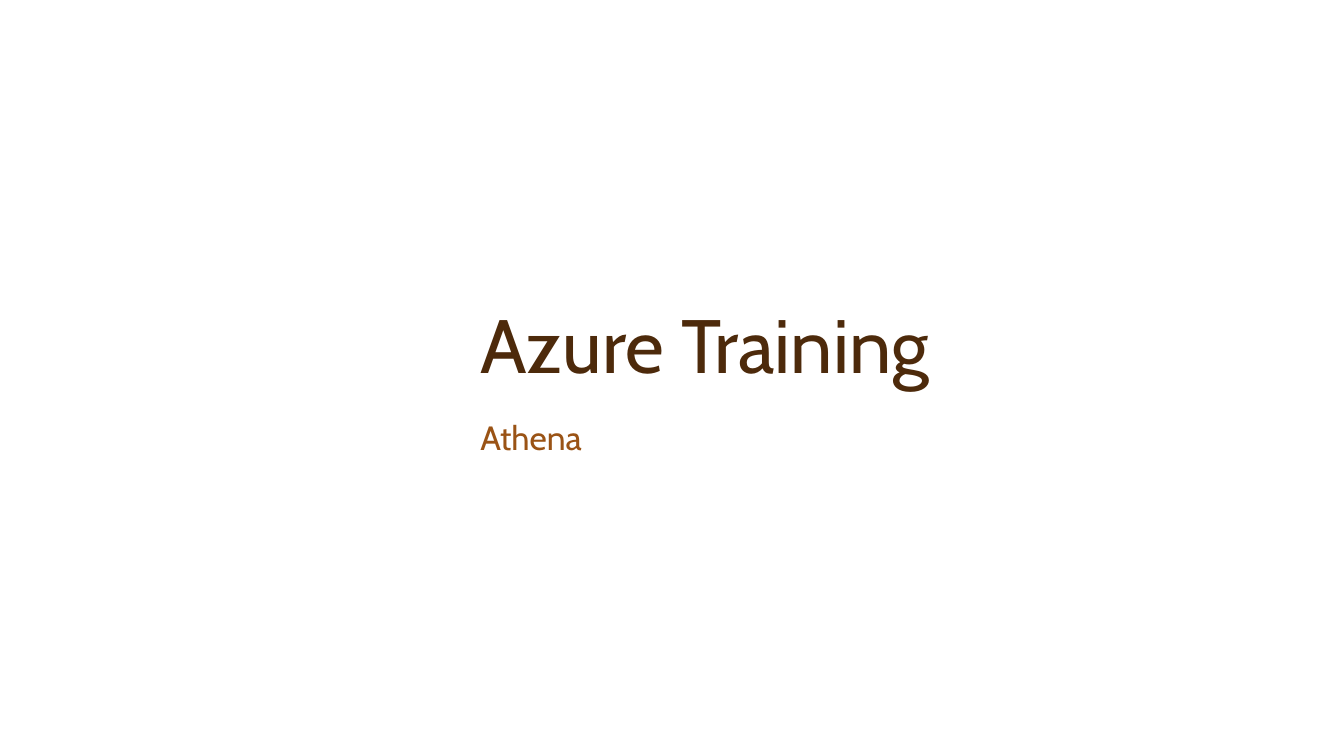
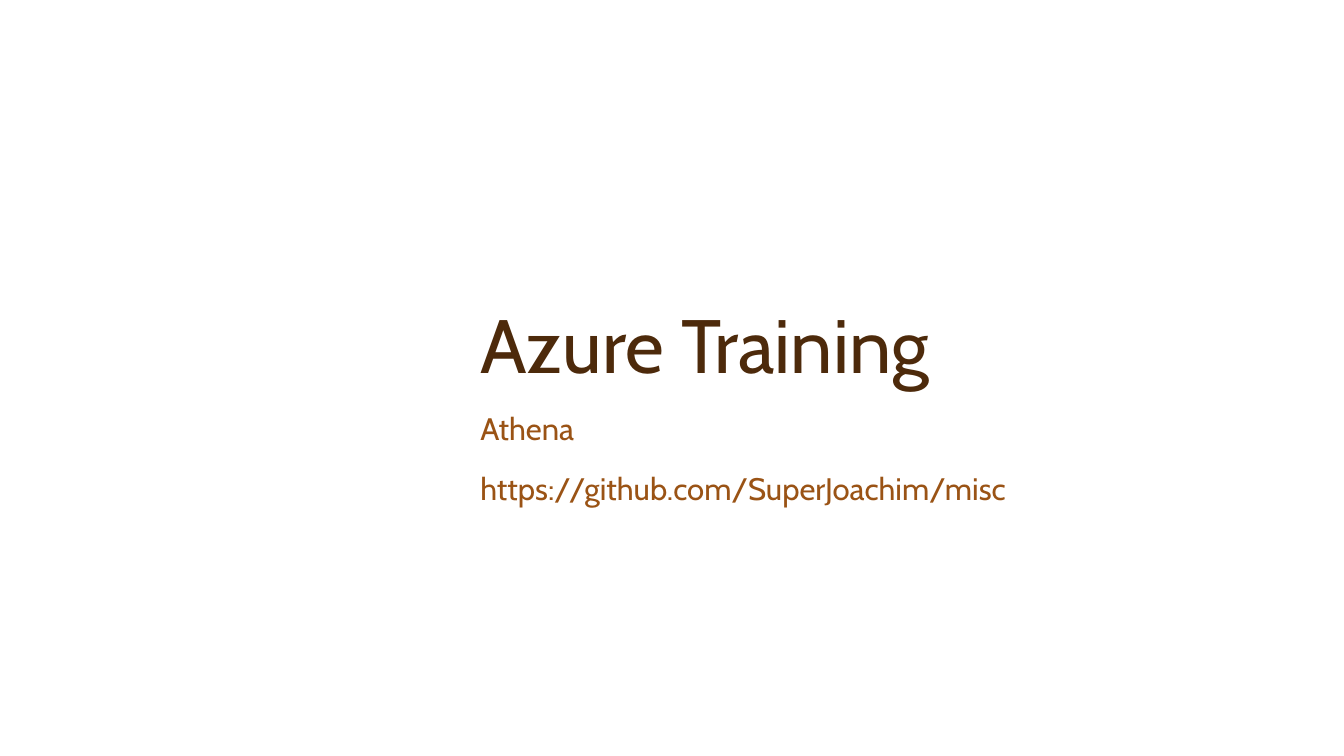
Before and after one commit to SuperJoachim/misc, a slide deck: slide 1 of Intro.pptx. Drawn at 1344x756 pixels with LibreOffice and Linux fonts; fonts in the diff are those of the drawing; background and template pictures are left out. Boxes give left, top, right and bottom in pixels: in the first picture for what was removed or moved away, otherwise in the second. Text is boxed around its words. In the diff, an @@ line names an element or a change of style, - is before the commit and + after.

```diff
--- a/Intro.pptx
+++ b/Intro.pptx
@@ subtitle at <box>480,416,574,441</box>: size 24 to 22.2 pt in "Athena"; line spacing 1 to 0.8 @@
@@ subtitle at <box>480,476,1005,507</box>: paragraph added @@
+https://github.com/SuperJoachim/misc
```
Also in this commit, not shown: 1 other slide changed, 1 slide added, 11 slides removed, 2 other files.
